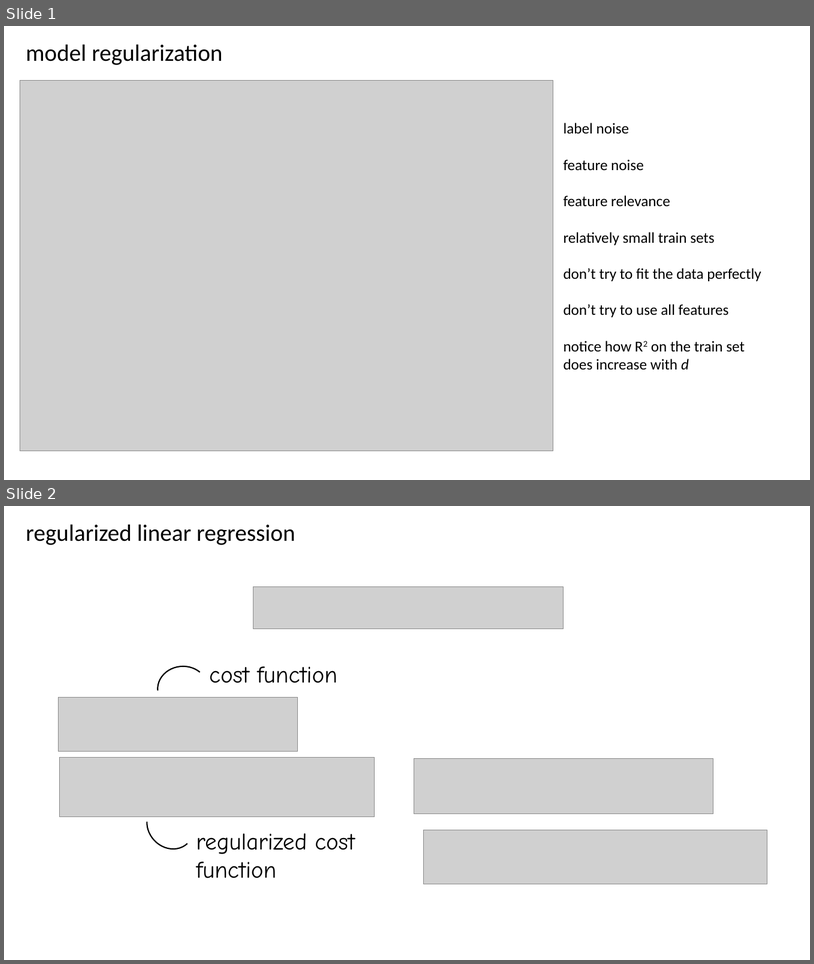
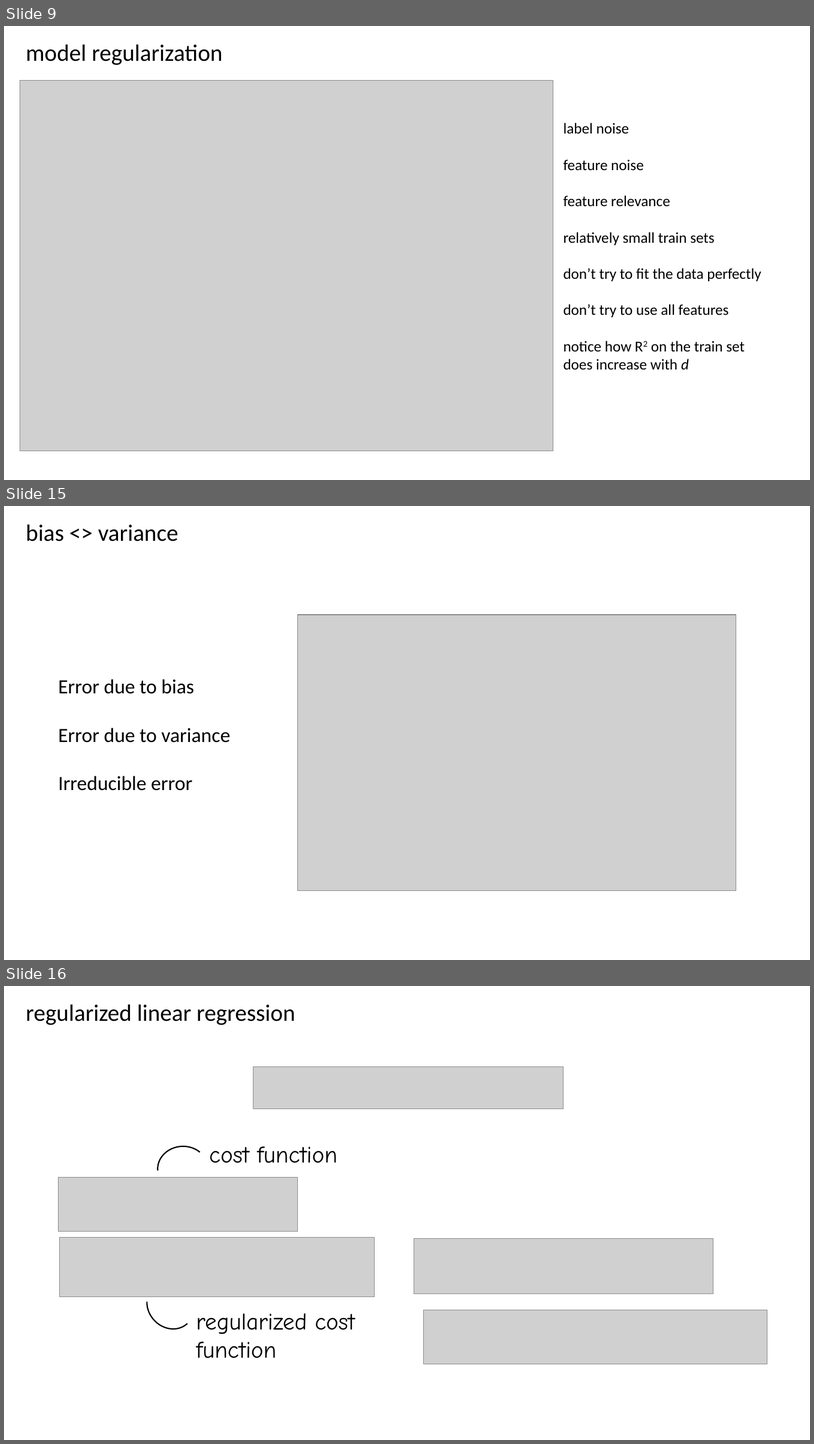
Before and after one commit to CompOmics/ML_AI_Analytical_Chemistry_Course, a slide deck: 03_Evaluation/slides/3_1_regularization.pptx. Shown one above the other, each under a label of ours: slides 1 and 2 before the commit, slides 9, 15 and 16 after it; the slides between them are not shown. The pictures are 814x964 and 814x1444 pixels, drawn with LibreOffice and Linux fonts; fonts in the diff are those of the drawing; grey boxes stand for pictures. Boxes give left, top, right and bottom in pixels: in the first picture for what was removed or moved away, otherwise in the second. Text is boxed around its words. In the diff, an @@ line names an element or a change of style, - is before the commit and + after.

```diff
--- a/03_Evaluation/slides/3_1_regularization.pptx
+++ b/03_Evaluation/slides/3_1_regularization.pptx
@@ slide 15 added at bbox=[4, 506, 810, 960], background #FFFFFF @@
@@ text added at bbox=[26, 524, 179, 541], 28 pt, text #000000 @@
+bias <> variance
@@ picture added at bbox=[298, 615, 737, 891] @@
@@ text added at bbox=[58, 679, 230, 790], 24 pt, text #000000 @@
+Error due to bias
+Error due to variance
+Irreducible error
@@ what was slide 1 is now slide 9 @@
@@ what was slide 2 is now slide 16 @@
```
Also in this commit, not shown: 13 other slides added, 2 other files.
